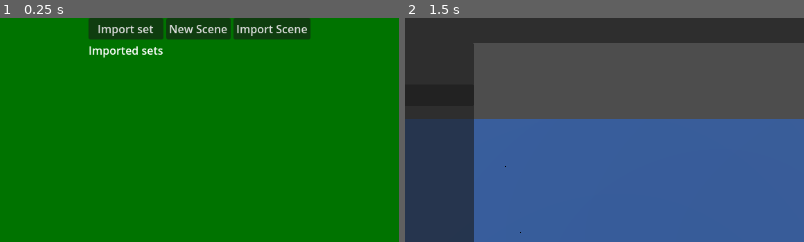
Above: before the commit, frames 1-2 (left to right).
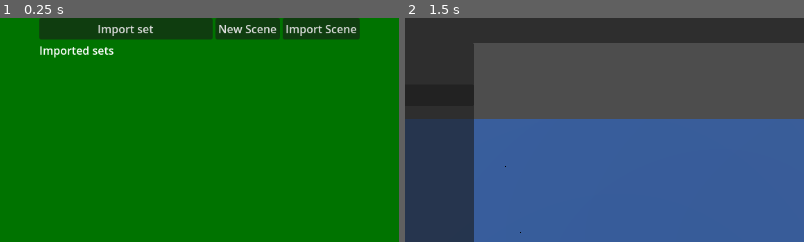
Above: after the commit, the same moments.

Repository: niel/DungeonPlanner
Game: Godot game, scene res://Scenes/UI/MainMenu/MainMenu.tscn
The game is run twice, just before and just after one commit, with the same random seed, the same clock (stepped at 60 frames per second) and the same inputs.
Inputs:
- Up to frame 1 (0.25 s): no input
- Up to frame 2 (1.5 s): click "New Scene" at 0.5 s; click "Next" at 1.25 s
The pictures show only the part of the screen within x 25-75%, y 0-50%; the shares and areas given below are measured in that part.

The runs differ from the first frame. In frame 1, 4.2% of the frame differs, in the area x 9-91%, y 0-18%; in frame 2, nothing differs.
Error in both runs: Out of bounds get index '0' (on base: 'Array') (res://Scripts/UI/PlannerUI.gd:36)

Commit message:
Add scroll to set selector

Diff:
--- a/Scenes/UI/MainMenu/MainMenu.tscn
+++ b/Scenes/UI/MainMenu/MainMenu.tscn
@@ -20,6 +20,7 @@
 size_flags_horizontal = 4
 
 [node name="Tile sets" type="VBoxContainer" parent="HBoxContainer"]
+custom_minimum_size = Vector2(250, 0)
 layout_mode = 2
 
 [node name="Import tiles" type="Button" parent="HBoxContainer/Tile sets"]
@@ -30,7 +31,11 @@
 layout_mode = 2
 text = "Imported sets"
 
-[node name="ImportedSets" type="VBoxContainer" parent="HBoxContainer/Tile sets"]
+[node name="ScrollContainer" type="ScrollContainer" parent="HBoxContainer/Tile sets"]
+layout_mode = 2
+size_flags_vertical = 3
+
+[node name="ImportedSets" type="VBoxContainer" parent="HBoxContainer/Tile sets/ScrollContainer"]
 unique_name_in_owner = true
 layout_mode = 2
 
